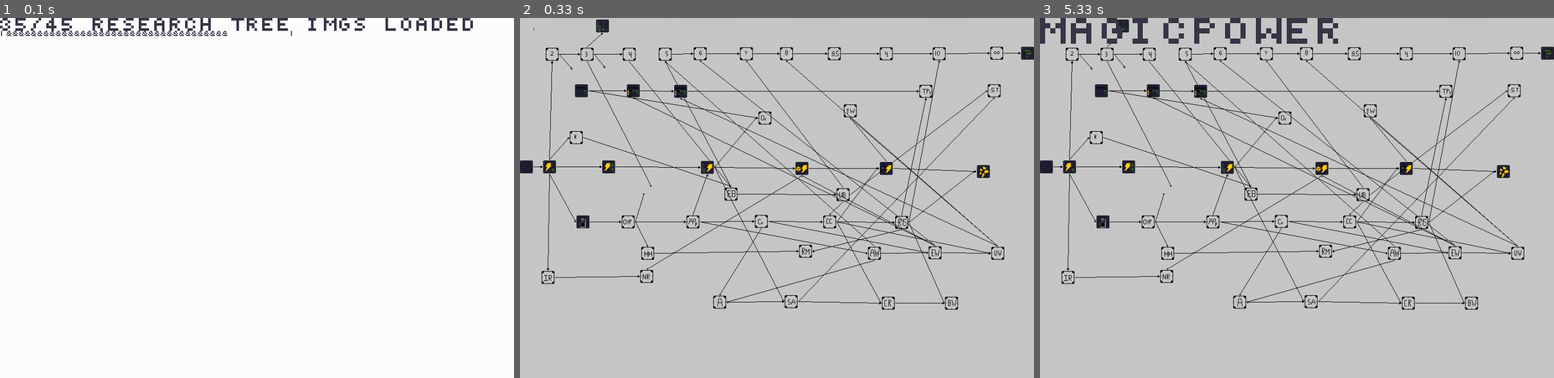
Above: before the commit, frames 1-3 (left to right).
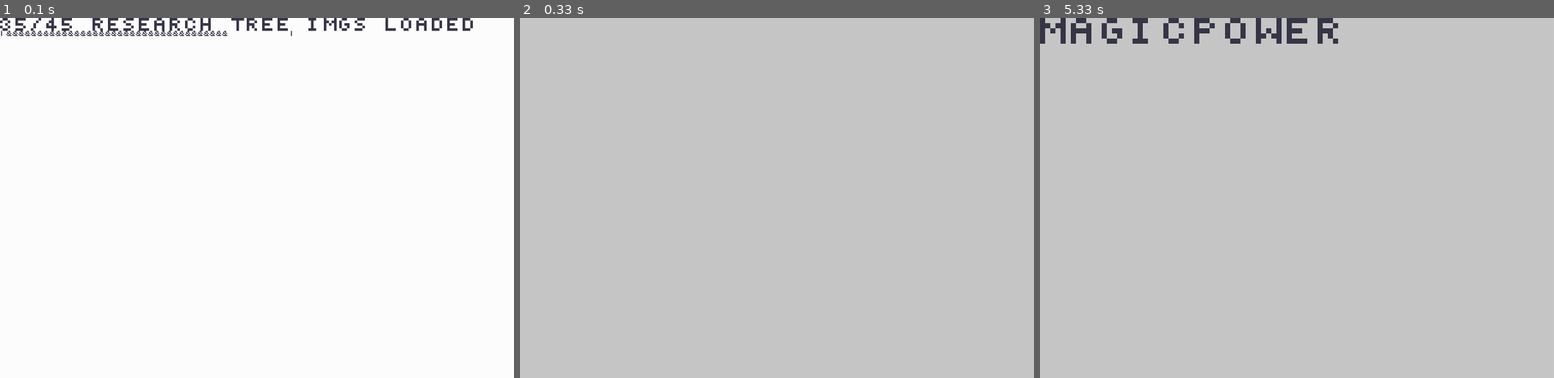
Above: after the commit, the same moments.

Repository: The1stBurb/Factory-GAME
Game: pygame game, started from main.py
The game is run twice, just before and just after one commit, with the same random seed, the same clock (stepped at 60 frames per second) and the same inputs.
Inputs (mouse positions are in pixels of both pictures, inside the frame that each line leads up to):
- Up to frame 1 (0.1 s): no input
- Up to frame 2 (0.33 s): no input
- Up to frame 3 (5.33 s): click (1399, 169) at 5.28 s

Frame 1 is identical in both runs. In frame 2, 6.2% of the frame differs, in the area x 0-100%, y 0-82%; in frame 3, 6.2%.

Commit message:
scary more

Diff:
--- a/main.py
+++ b/main.py
@@ -199,31 +199,33 @@
 bought=["EvenBetterPower"]
 class ResearchTree:
     def __init__(self,sz):
-        self.needs={}
-        self.research={}
-        self.bought={}
+        self.norm=self.grey=self.transp={}
         self.texts={'Better Power': 'Its normal Power, but Better!', 'Even Better Power': 'Its normal Power, but Even B …(2533 unchanged characters)…
         self.spots={'[45,277]':'BetterPower','[160,277]':'EvenBetterPower','[110,384]':'Fluids','[464,182]':'Overclock' …(1076 unchanged characters)…
         self.highlight=""
-        tot=len(os.listdir("img/research_tree"))
-        for i,fils in enumerate(os.listdir("img/research_tree")):
+        self.research=[]
+        self.bought=[]
+        self.needs=[]
+        tot=len(os.listdir("img/research_tree/norm"))
+        for i,fils in enumerate(os.listdir("img/research_tree/norm")):
             screen.fill((255,255,255))
             text.print(f"{i}/{tot-1} Research Tree Imgs loaded",0,0,sz=5)
             text.print("|"+("&"*(i+1))+(" "*(tot-(i+1)))+"|",0,25,sz=2)
             pygame.display.flip()
-            if fils in researched:
-                self.research[fils]=pb.imgGit(f"img\\research_tree\\{fils}",1000*sz,580*sz)#pb.transparent()
-            elif fils in bought:
-                self.bought[fils]=pb.imgGit(f"img\\research_tree\\{fils}",1000*sz,580*sz)
-            else:
-                self.needs[fils]=pb.imgGit(f"img\\research_tree\\{fils}",1000*sz,580*sz)#pb.greyscale()
+            self.norm[fils]=pb.imgGit(f"img\\research_tree\\norm\\{fils}",1000*sz,580*sz)
+            # if fils in researched:
+            #     self.research[fils]=pb.imgGit(f"img\\research_tree\\{fils}",1000*sz,580*sz)#pb.transparent()
+            # elif fils in bought:
+            #     self.bought[fils]=pb.imgGit(f"img\\research_tree\\{fils}",1000*sz,580*sz)
+            # else:
+            #     self.needs[fils]=pb.imgGit(f"img\\research_tree\\{fils}",1000*sz,580*sz)#pb.greyscale()
     def disp(self):
         for img in self.needs:
-            pb.image(screen,self.needs[img],0,0)
+            pb.image(screen,pb.greyscale(self.grey[img]),0,0)
         for img in self.research:
-            pb.image(screen,self.research[img],0,0)
+            pb.image(screen,pb.transparent(self.transp[img]),0,0)
         for img in self.bought:
-            pb.image(screen,self.bought[img],0,0)
+            pb.image(screen,self.norm[img],0,0)
 rt=ResearchTree(1)
 # its=iter(rt.texts)
 # chos=next(its)
Renamed: img/research_tree/Ads.png -> img/research_tree/norm/Ads.png
Renamed: img/research_tree/AdvancedOilProcess.png -> img/research_tree/norm/AdvancedOilProcess.png
Renamed: img/research_tree/AdvancedWire.png -> img/research_tree/norm/AdvancedWire.png
Renamed: img/research_tree/BetterPower.png -> img/research_tree/norm/BetterPower.png
Renamed: img/research_tree/BrainWashing.png -> img/research_tree/norm/BrainWashing.png
Renamed: img/research_tree/Circuit10.png -> img/research_tree/norm/Circuit10.png
Renamed: img/research_tree/Circuit2.png -> img/research_tree/norm/Circuit2.png
Renamed: img/research_tree/Circuit3.png -> img/research_tree/norm/Circuit3.png
Renamed: img/research_tree/Circuit4.png -> img/research_tree/norm/Circuit4.png
Renamed: img/research_tree/Circuit5.png -> img/research_tree/norm/Circuit5.png
Renamed: img/research_tree/Circuit6.png -> img/research_tree/norm/Circuit6.png
Renamed: img/research_tree/Circuit7.png -> img/research_tree/norm/Circuit7.png
(and 34 more such lines)
